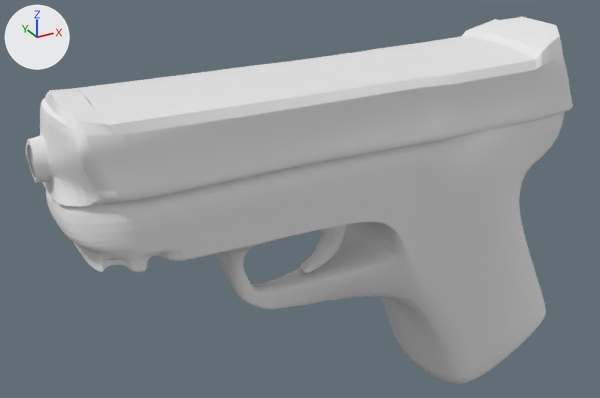
An edit to the FBX model BlendFilesForUnity/FBX/G_Pistol.fbx, drawn before and after from the same camera.
Rendered twice from a 50 mm lens placed at (-0.297, -0.542, 0.274), pointed at (0.013, 0.022, -0.008). Arrows for +X, +Y and +Z are at upper left; the lights stay in place.
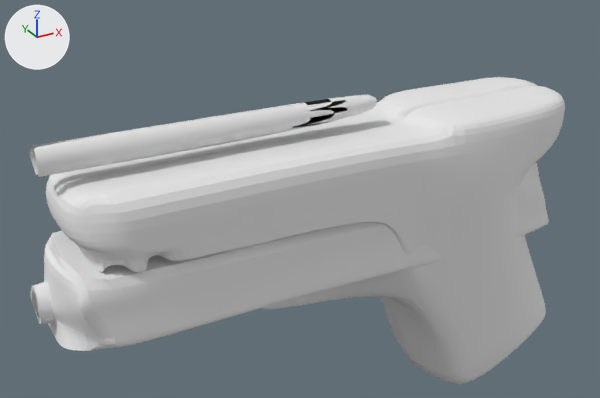
The newer file is also turned or shifted as a whole; pictures and numbers use the older file's frame.

What differs and where, as boxes (x1, y1, x2, y2) in the pictures (600 x 398 px):
'Cube.000', moved: before (26, 17, 573, 206); after (31, 162, 549, 351)

Edits to the bpy script that builds the scene:
```text
Change ob_cube_000:
    ob_cube_000.location: (0.0105, 0.0, 0.1084) -> (0.0, 0.0, 0.0)
```
